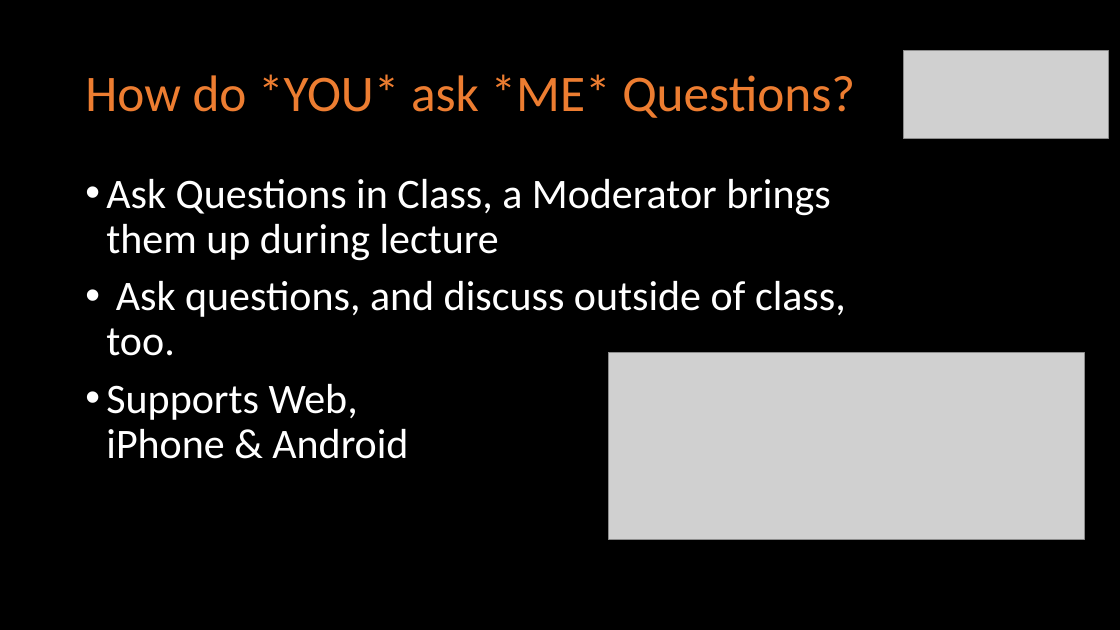
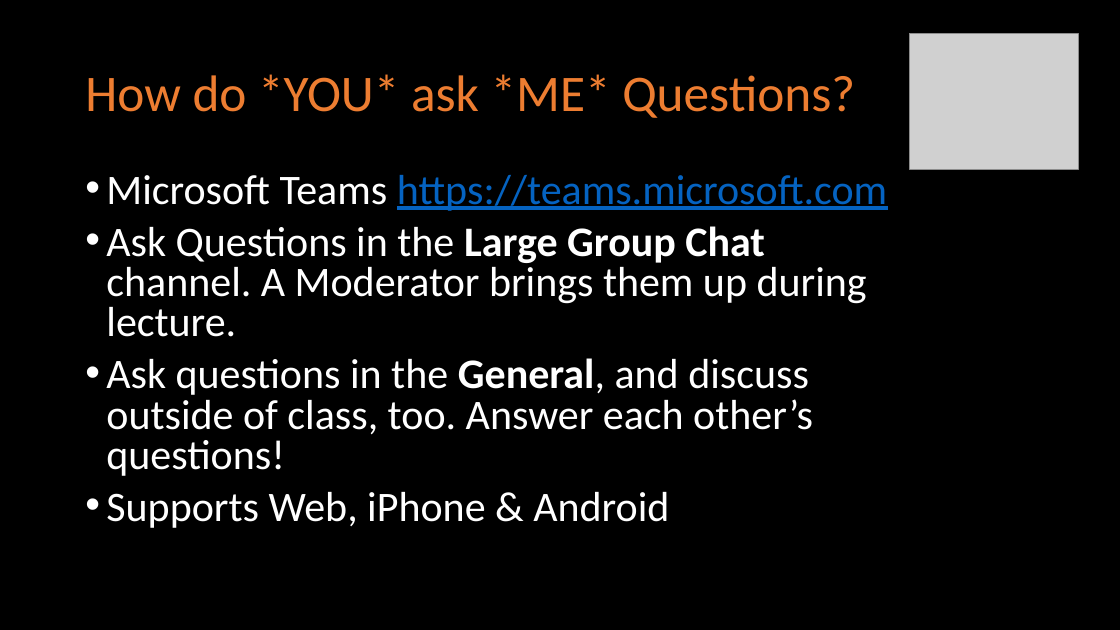
Before and after one commit to ist256/IST256.github.io, a slide deck: slide 28 of content/00/Course-Intro.pptx (slide 32 before the commit). Drawn at 1120x630 pixels with LibreOffice and Linux fonts; fonts in the diff are those of the drawing; grey boxes stand for pictures. Boxes give left, top, right and bottom in pixels: in the first picture for what was removed or moved away, otherwise in the second. Text is boxed around its words. In the diff, an @@ line names an element or a change of style, - is before the commit and + after.

```diff
--- a/content/00/Course-Intro.pptx
+++ b/content/00/Course-Intro.pptx
@@ picture resized from (x1=903, y1=50, x2=1108, y2=138) to (x1=910, y1=34, x2=1079, y2=169) @@
@@ text at (x1=106, y1=175, x2=887, y2=476): text changed @@
-• Ask Questions in Class, a Moderator brings them up during lecture
-• Ask questions, and discuss outside of class, too.
+• Microsoft Teams https://teams.microsoft.com
+• Ask Questions in the Large Group Chat channel. A Moderator brings them up during lecture.
+• Ask questions in the General, and discuss outside of class, too. Answer each other’s questions!
@@ picture removed at (x1=608, y1=352, x2=1085, y2=539) @@
@@ text at (x1=106, y1=492, x2=669, y2=528): line spacing 0.9 to 0.8 @@
```
Also in this commit, not shown: 14 other slides changed, 2 slides added, 6 slides removed, 2 other files.
